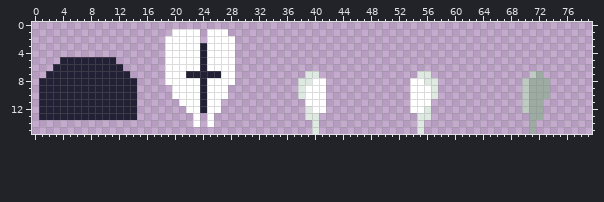
Pixel-art file: Content/enemy2.aseprite. Above is the file before it was changed.
80x16 pixels, 1 frame.
The result:
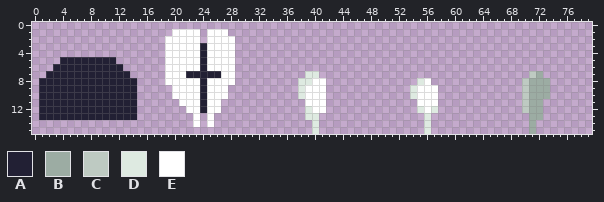
Palette (. is transparent): A #222034  B #9caca3  C #becac2  D #deeae1  E #ffffff
The author wrote: enemy 2 logic & finetuning
From old to new:
Colour D is added in row 12 at x 57; in rows 14 to 15 at x 56.
Colour D replaces colour E in row 8 at x 55; in rows 9 to 10 at x 54; in row 12 at x 55.
Colour E is added in row 11 at x 57.
Colour E replaces colour D in row 8 at x 56; in rows 9 to 10 at x 57; in row 12 at x 56.
The author cleared colour D in row 7 at x 55 to 56; in row 8 at x 57; in rows 13 to 15 at x 55.
The author cleared colour E in row 8 at x 54; in rows 11 to 12 at x 54.
